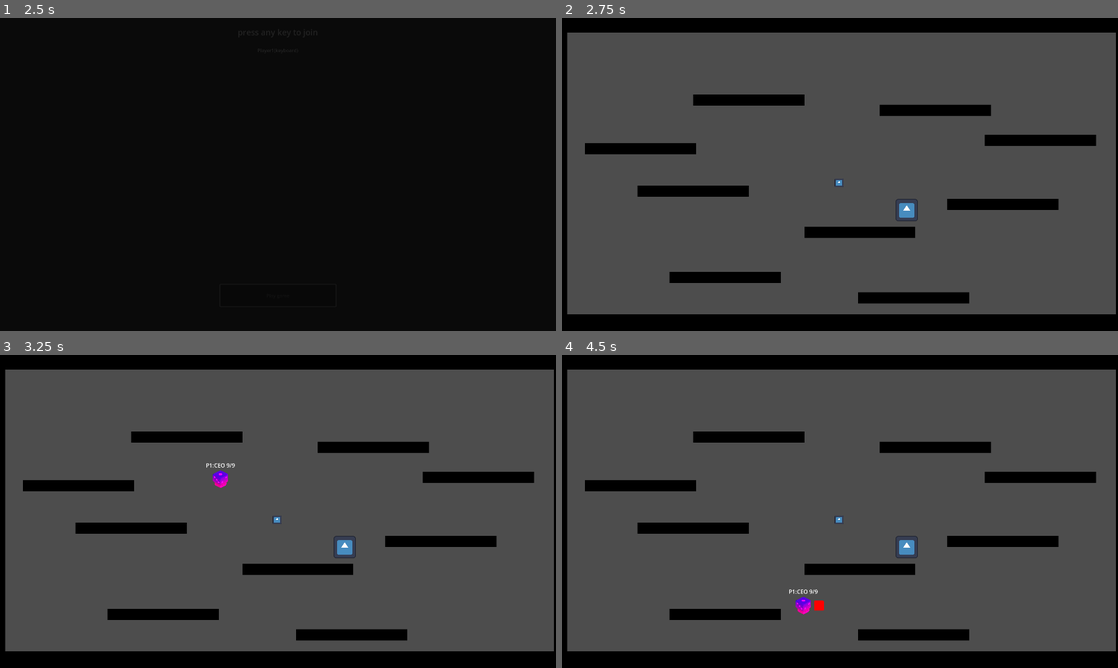
Above: before the commit, frames 1-4 (two rows, left to right).
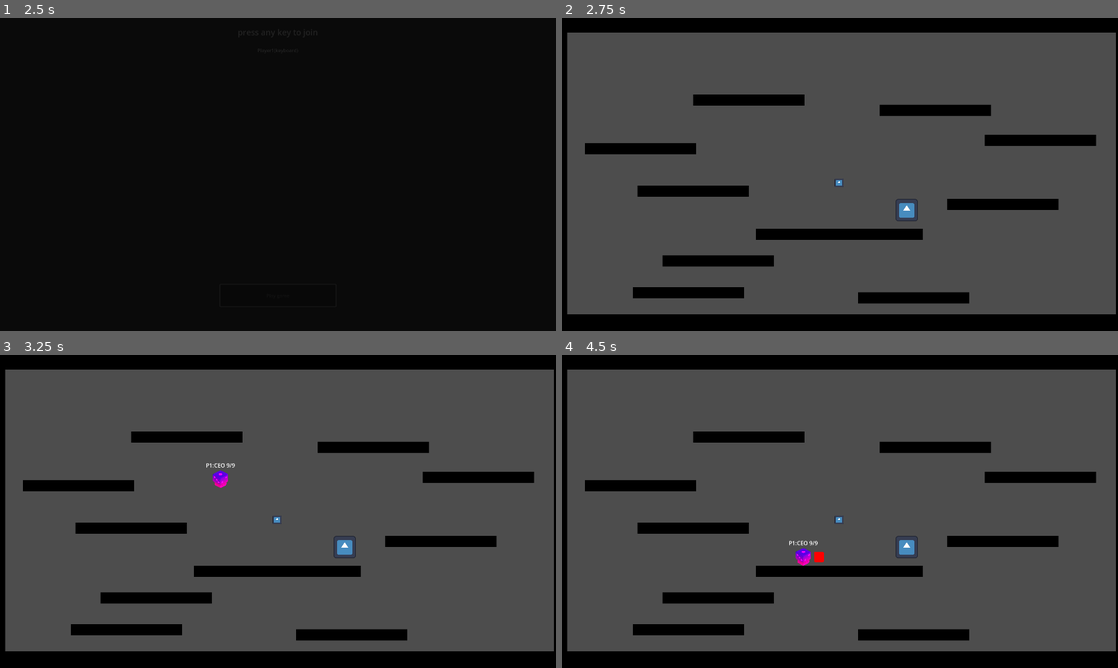
Above: after the commit, the same moments.

Repository: PlaySorbonne/projet-pixel
Game: Godot game, scene res://scenes/Menus/MenuPersistent.tscn
The game is run twice, just before and just after one commit, with the same random seed, the same clock (stepped at 60 frames per second) and the same inputs. The engine's default icon, where the game draws it, is replaced by a stand-in: a white triangle on a blue panel in a dark square.
Inputs:
- Up to frame 1 (2.5 s): click "Start" at 0.5 s; tap Enter (attack) at 1.25 s; hold D (right) 1.28-2 s; hold Enter (attack) 1.28-2 s; tap Space (jump) at 1.52 s; click "Play game" at 2 s
- Up to frame 2 (2.75 s): no input
- Up to frame 3 (3.25 s): hold D (right) from 2.78 s (still down); tap Enter (attack) at 2.85 s; tap Space (jump) at 3.02 s
- Up to frame 4 (4.5 s): tap Space (jump) at 3.5 s; release D (right) at 3.53 s; hold A (left) 3.53-4.28 s; hold Shift (special) 3.53-4.28 s; tap Enter (attack) at 3.8, 4.35 s; hold D (right) from 4.28 s (still down)

Frame 1 is identical in both runs. In frame 2, 2.8% of the frame differs, in the area x 12-65%, y 66-90%; in frame 3, 2.8%; in frame 4, 3.2%, in the area x 12-65%, y 59-90%.

Commit message:
added freezeframe + screenshake to hits and zoom to evolve (meh)

Diff:
--- a/scenes/Characters/Evolutions/employee_character.tscn
+++ b/scenes/Characters/Evolutions/employee_character.tscn
@@ -4,6 +4,3 @@
 
 [node name="EmployeeCharacter" instance=ExtResource("1_w8fjf")]
 current_evolution = 2
-fall_speed_multiplier = 2.5
-knockback_multiplier = 1.0
-knockback_damage_threshold = 1
--- a/scenes/Utilities/CameraUtil.gd
+++ b/scenes/Utilities/CameraUtil.gd
@@ -9,8 +9,31 @@
 var frequency := 0.0
 @onready var camera : Camera2D = get_parent()
 
-func zoom_in():
-	pass
+
+func _ready():
+	GameInfos.camera_utils = self
+
+func quick_zoom(tmp_zoom : Vector2, obj_pos : Vector2, duration : float, interp_duration : float):
+	var default_pos : Vector2 = camera.global_position
+	interp_pos(obj_pos, interp_duration)
+	var default_zoom : Vector2 = camera.zoom
+	var tween : Tween = interp_zoom(tmp_zoom, interp_duration)
+	await tween.finished
+	await get_tree().create_timer(duration).timeout
+	interp_zoom(default_zoom, interp_duration)
+	interp_pos(default_pos, interp_duration)
+
+func interp_pos(new_pos : Vector2, duration : float, ease := Tween.EASE_OUT,
+	trans := Tween.TRANS_LINEAR) -> Tween:
+	var tween : Tween = create_tween().set_ease(ease).set_trans(trans)
+	tween.tween_property(camera, "global_position", new_pos, duration)
+	return tween
+
+func interp_zoom(new_zoom : Vector2, duration : float, ease := Tween.EASE_OUT,
+	trans := Tween.TRANS_LINEAR) -> Tween:
+	var tween : Tween = create_tween().set_ease(ease).set_trans(trans)
+	tween.tween_property(camera, "zoom", new_zoom, duration)
+	return tween
 
 func shake(duration_n = 0.2, frequency_n = 15, amplitude_n = 30, priority_n = 0):
 	if priority_n >= priority :
--- a/scenes/Utilities/FreezeFrame.gd
+++ b/scenes/Utilities/FreezeFrame.gd
@@ -1,7 +1,8 @@
 extends Node
 class_name FreezeFrame
 
-
+func _ready():
+	GameInfos.freeze_frame = self
 
 func freeze(duration : float = 0.15):
 	var previous_time_scale := Engine.time_scale
--- a/scenes/world.tscn
+++ b/scenes/world.tscn
@@ -1,9 +1,10 @@
-[gd_scene load_steps=9 format=3 uid="uid://bxfrc0btquk6a"]
+[gd_scene load_steps=10 format=3 uid="uid://bxfrc0btquk6a"]
 
 [ext_resource type="Script" path="res://scripts/world.gd" id="1_105og"]
 [ext_resource type="PackedScene" uid="uid://6ro5mql3evsd" path="res://scenes/Menus/Submenus/ScreenTransition.tscn" id="2_r5t17"]
 [ext_resource type="PackedScene" uid="uid://cv1w5v10663nr" path="res://scenes/World/Objects/ObjectiveBox.tscn" id="3_qwyn0"]
 [ext_resource type="Texture2D" uid="uid://dxlji7oy1y5hf" path="res://icon.svg" id="5_af80r"]
+[ext_resource type="Script" path="res://scripts/WorldCamera.gd" id="5_d5mk4"]
 [ext_resource type="PackedScene" uid="uid://bpxvlm8njmgom" path="res://scenes/Utilities/FreezeFrame.tscn" id="5_th1ca"]
 [ext_resource type="PackedScene" uid="uid://bb8cmasgxp6l4" path="res://scenes/World/Environment/StaticWall.tscn" id="5_yc1ep"]
 [ext_resource type="PackedScene" uid="uid://dn5yhc4hp0l7h" path="res://scenes/Utilities/CameraUtil.tscn" id="6_vq42y"]
@@ -48,6 +49,11 @@
 [node name="Camera" type="Camera2D" parent="."]
 position = Vector2(576, 324)
 zoom = Vector2(0.6, 0.6)
+limit_left = -1200
+limit_top = -700
+limit_right = 2400
+limit_bottom = 1400
+script = ExtResource("5_d5mk4")
 
 [node name="FreezeFrame" parent="Camera" instance=ExtResource("5_th1ca")]
 
@@ -62,7 +68,11 @@
 scale = Vector2(60, 5)
 
 [node name="Wall5" parent="." instance=ExtResource("5_yc1ep")]
-position = Vector2(-86, 915)
+position = Vector2(-126, 822)
+scale = Vector2(10, 1)
+
+[node name="Wall14" parent="." instance=ExtResource("5_yc1ep")]
+position = Vector2(-296, 1004)
 scale = Vector2(10, 1)
 
 [node name="Wall6" parent="." instance=ExtResource("5_yc1ep")]
@@ -70,8 +80,8 @@
 scale = Vector2(10, 1)
 
 [node name="Wall7" parent="." instance=ExtResource("5_yc1ep")]
-position = Vector2(690, 657)
-scale = Vector2(10, 1)
+position = Vector2(573, 668)
+scale = Vector2(15, 1)
 
 [node name="Wall8" parent="." instance=ExtResource("5_yc1ep")]
 position = Vector2(1514, 496)
--- a/scripts/GameInfos.gd
+++ b/scripts/GameInfos.gd
@@ -1,6 +1,9 @@
 extends Node
 
 var world : Node2D
+var camera : Camera2D
+var camera_utils : CameraUtils
+var freeze_frame : FreezeFrame
 var players : Array = []
 var players_order : Array = []
 
--- /dev/null
+++ b/scripts/WorldCamera.gd
@@ -0,0 +1,4 @@
+extends Camera2D
+
+func _ready():
+	GameInfos.camera = self
--- a/scripts/player.gd
+++ b/scripts/player.gd
@@ -40,6 +40,7 @@
 var movement_velocity := Vector2.ZERO
 var knockback_velocity := Vector2.ZERO
 var computing_movement := true
+var compute_hits := true
 
 func copy_player_data(new_body : PlayerCharacter):
 	new_body.character_id = character_id
@@ -133,6 +134,10 @@
 func evolve():
 	if current_evolution == Evolutions.Weeb:
 		return
+	compute_hits = false
+	computing_movement = false
+	velocity = Vector2.ZERO
+	GameInfos.camera_utils.quick_zoom(GameInfos.camera.zoom*1.1, self.global_position, 0.75, 0.2)
 	var new_body : PlayerCharacter = EvolutionCharacters[current_evolution+1].instantiate()
 	print("current_evolution+1=" + str(current_evolution+1))
 	print("EvolutionCharacters[current_evolution+1]=" + str(EvolutionCharacters[current_evolution+1]))
@@ -142,22 +147,33 @@
 	GameInfos.players[player_index] = new_body
 	get_parent().add_child(new_body)
 	print("new_body = " + str(new_body))
-	await get_tree().create_timer(0.5).timeout
+	await get_tree().create_timer(0.2).timeout
 	copy_player_data(new_body)
 	new_body.spawn(position)
 	set_player_active(false)
 	emit_signal("player_evolved", new_body)
-	await get_tree().create_timer(1.0).timeout
+	await get_tree().create_timer(0.5).timeout
 	queue_free()
 
 func death():
+	compute_hits = false
+	set_process_input(false)
+	GameInfos.freeze_frame.freeze(0.25)
+	await get_tree().create_timer(2.0).timeout
+	compute_hits = true
+	set_process_input(true)
 	super.death()
 
 func hit(damage : int, attacker : Node2D = null):
+	if not compute_hits:
+		return
 	super.hit(damage, attacker)
 	if attacker != null and damage >= knockback_damage_threshold:
 		knockback_velocity = ((self.global_position - attacker.global_position
 		).normalized() + Vector2(0, -0.2)) * knockback_multiplier * 750.0 * damage
+	GameInfos.camera_utils.shake()
+	if hitpoints > 0:
+		GameInfos.freeze_frame.freeze(0.05)
 	_update_debug_text()
 
 func special():
@@ -185,4 +201,6 @@
 		scale.x *= -1
 
 func _on_fighter_killed_opponent():
-	evolve()
+	await get_tree().create_timer(2.5).timeout
+	if alive:
+		evolve()
